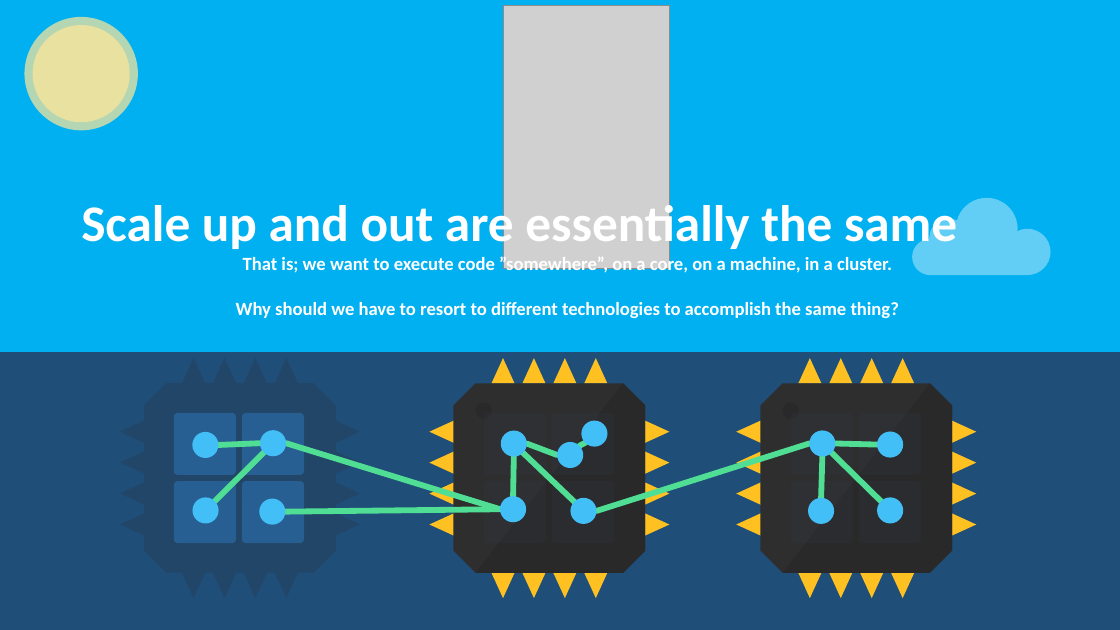
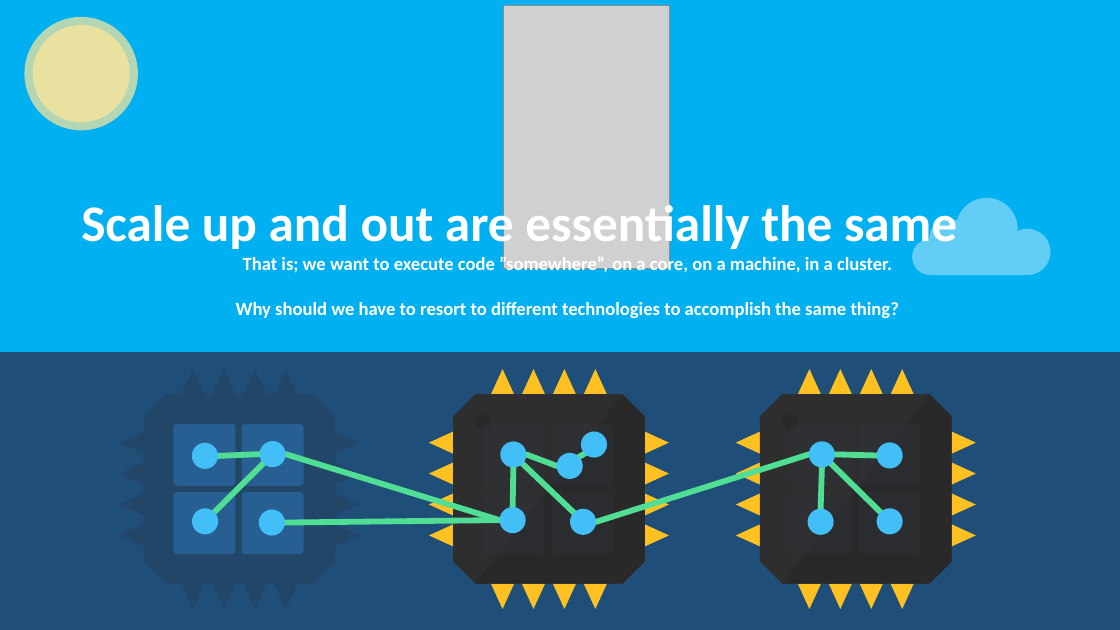
Before and after one commit to rogeralsing/Presentations, a slide deck: slide 17 of ProtoActor/QConSP/protoactor.pptx (slide 16 before the commit). Drawn at 1120x630 pixels with LibreOffice and Linux fonts; fonts in the diff are those of the drawing; grey boxes stand for pictures. Boxes give left, top, right and bottom in pixels: in the first picture for what was removed or moved away, otherwise in the second. Text is boxed around its words. In the diff, an @@ line names an element or a change of style, - is before the commit and + after.

```diff
--- a/ProtoActor/QConSP/protoactor.pptx
+++ b/ProtoActor/QConSP/protoactor.pptx
@@ 13 ellipses, 12 rounded rectangles, 12 lines, 5 freeform shapes, 2 octagons: place and size @@
-13 ellipses, 12 rounded rectangles, 12 lines, 5 freeform shapes, 2 octagons at bbox=[120, 358, 977, 598]
+13 ellipses, 12 rounded rectangles, 12 lines, 5 freeform shapes, 2 octagons at bbox=[119, 369, 976, 609]
```
Also in this commit, not shown: 6 other slides changed, 4 slides added, 12 slides removed.
